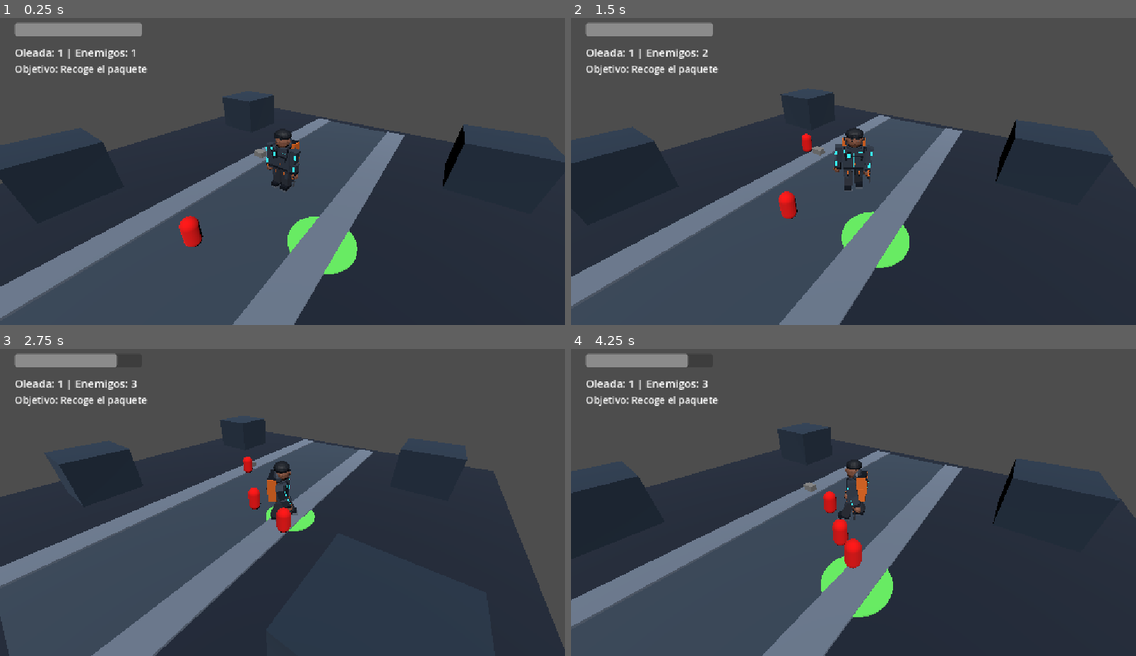
Above: before the commit, frames 1-4 (two rows, left to right).
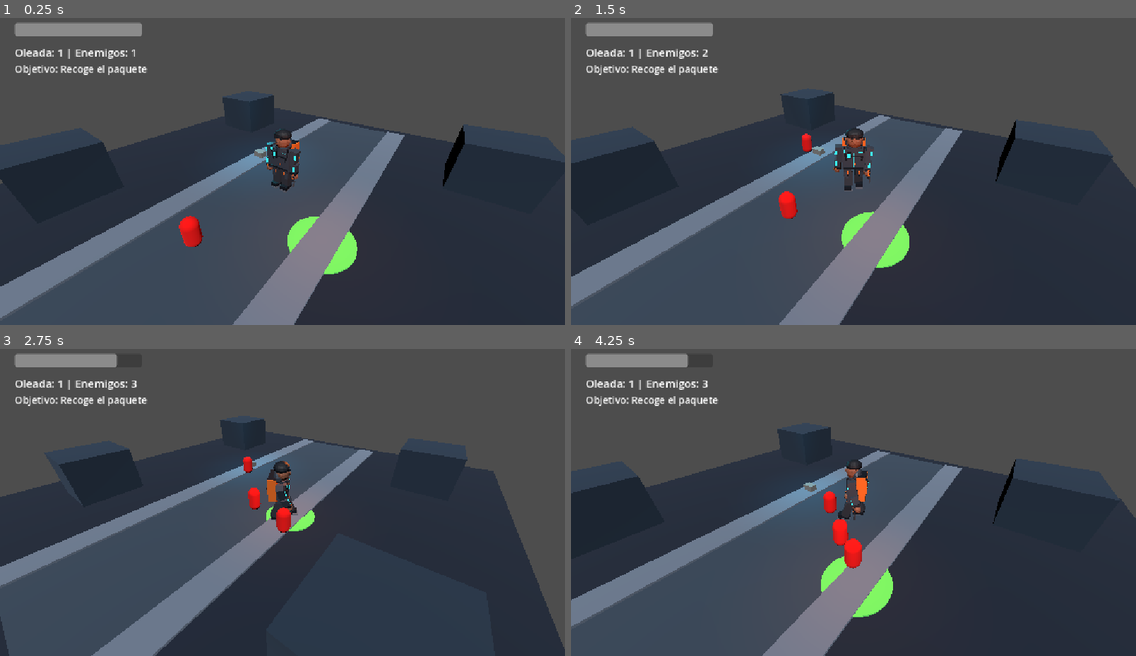
Above: after the commit, the same moments.

Repository: luismedinadl/la-ultima-ruta
Game: Godot game, scene res://scenes/levels/level_01.tscn
Two runs of this game, one before a commit and one after it. Both use one fixed random seed, a clock stepped at 60 frames per second and the inputs below. This scene is started directly instead of the project's main scene.
Inputs:
- Up to frame 1 (0.25 s): no input
- Up to frame 2 (1.5 s): hold D (move_right) 0.53-1.28 s; tap Space (attack) at 0.6 s; hold S (move_back) from 1.28 s (still down); tap R at 1.35 s
- Up to frame 3 (2.75 s): release S (move_back) at 2.03 s; hold D (move_right) from 2.03 s (still down); tap Space (attack) at 2.1 s
- Up to frame 4 (4.25 s): release D (move_right) at 2.78 s; hold W (move_forward) 2.78-3.53 s; tap R at 2.85 s; hold A (move_left) from 3.53 s (still down); tap Space (attack) at 3.6 s

The runs differ from the first frame. In frame 1, 1.7% of the frame differs, in the area x 34-62%, y 36-82%; in frame 2, 1.7%; in frame 3, 0.4%; in frame 4, 2.2%, in the area x 36-56%, y 36-88%.

Commit message:
Iluminación neón

Diff:
--- a/scenes/levels/level_01.tscn
+++ b/scenes/levels/level_01.tscn
@@ -174,3 +174,15 @@
 [node name="MeshInstance3D" type="MeshInstance3D" parent="BuildingBlock04" unique_id=449599441]
 transform = Transform3D(1, 0, 0, 0, 1, 0, 0, 0, 1, 0, 2, 0)
 mesh = SubResource("BoxMesh_tyqlt")
+
+[node name="NeonCyan" type="OmniLight3D" parent="." unique_id=1651369738]
+transform = Transform3D(1, 0, 0, 0, 1, 0, 0, 0, 1, -5, 5, -3)
+light_color = Color(0, 0.8980392, 1, 1)
+light_energy = 3.0
+omni_range = 10.0
+
+[node name="NeonOrange" type="OmniLight3D" parent="." unique_id=1155684663]
+transform = Transform3D(1, 0, 0, 0, 1, 0, 0, 0, 1, 5, 5, 3)
+light_color = Color(1, 0.47843137, 0.09411765, 1)
+light_energy = 3.0
+omni_range = 10.0
